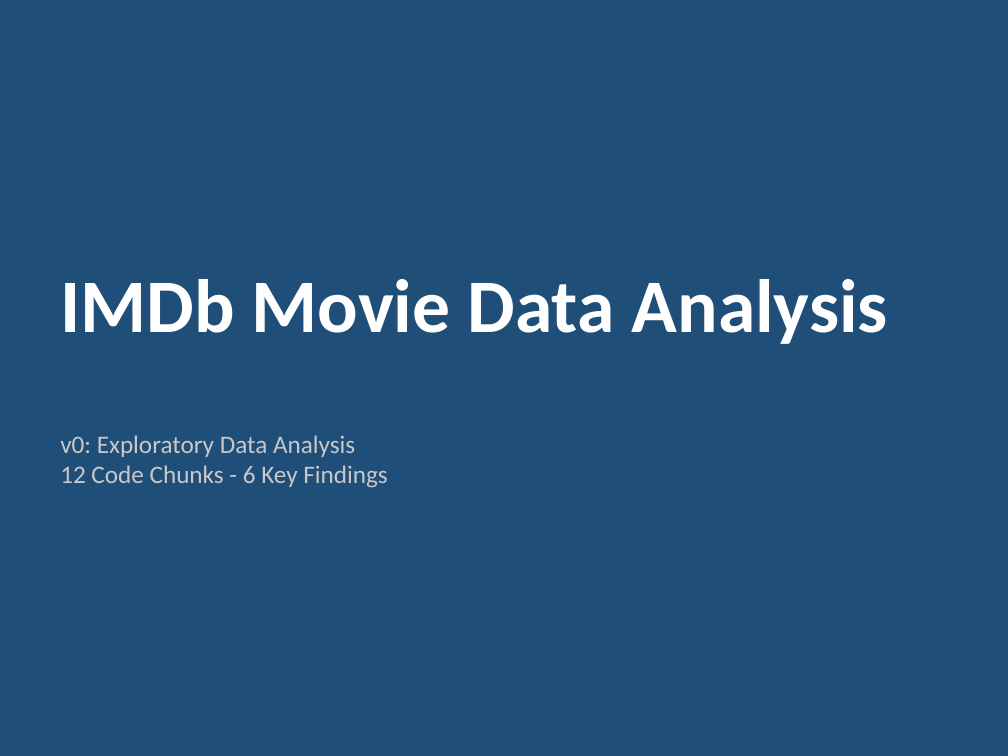
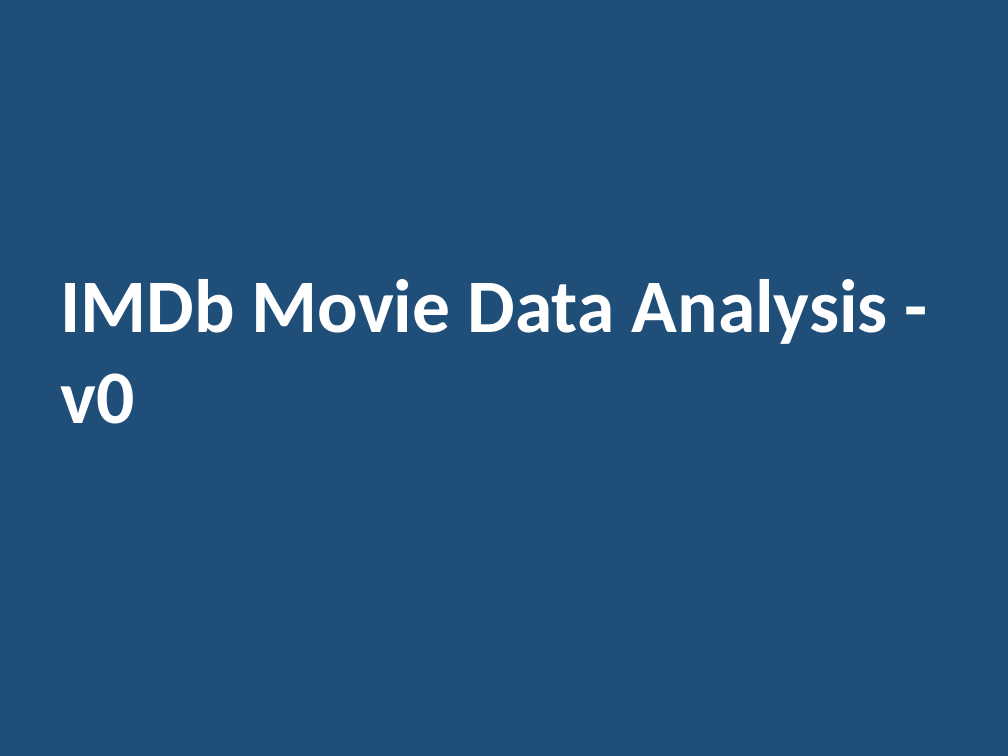
Before and after one commit to horacefonseca/bigdata_imdb_businesscase, a slide deck: slide 1 of presentation/IMDb_Analysis_v0_Starting_Point.pptx. Drawn at 1008x756 pixels with LibreOffice and Linux fonts; fonts in the diff are those of the drawing. Boxes give left, top, right and bottom in pixels: in the first picture for what was removed or moved away, otherwise in the second. Text is boxed around its words. In the diff, an @@ line names an element or a change of style, - is before the commit and + after.

Commit message:
Update v0 presentation with production-scale visualizations embedded
- File size increased from 42KB to 865KB (all images embedded)
- 7 slides: title + 6 production-scale visualizations
- Represents actual v0 analysis scope on 330K+ movie dataset
- Not sample data artifacts

```diff
--- a/presentation/IMDb_Analysis_v0_Starting_Point.pptx
+++ b/presentation/IMDb_Analysis_v0_Starting_Point.pptx
@@ text at (60,279,888,424): text changed @@
-IMDb Movie Data Analysis
+IMDb Movie Data Analysis - v0
@@ text removed at (60,435,387,488) @@
-v0: Exploratory Data Analysis
-12 Code Chunks - 6 Key Findings
```
Also in this commit, not shown: 3 other slides changed, 11 slides removed.
